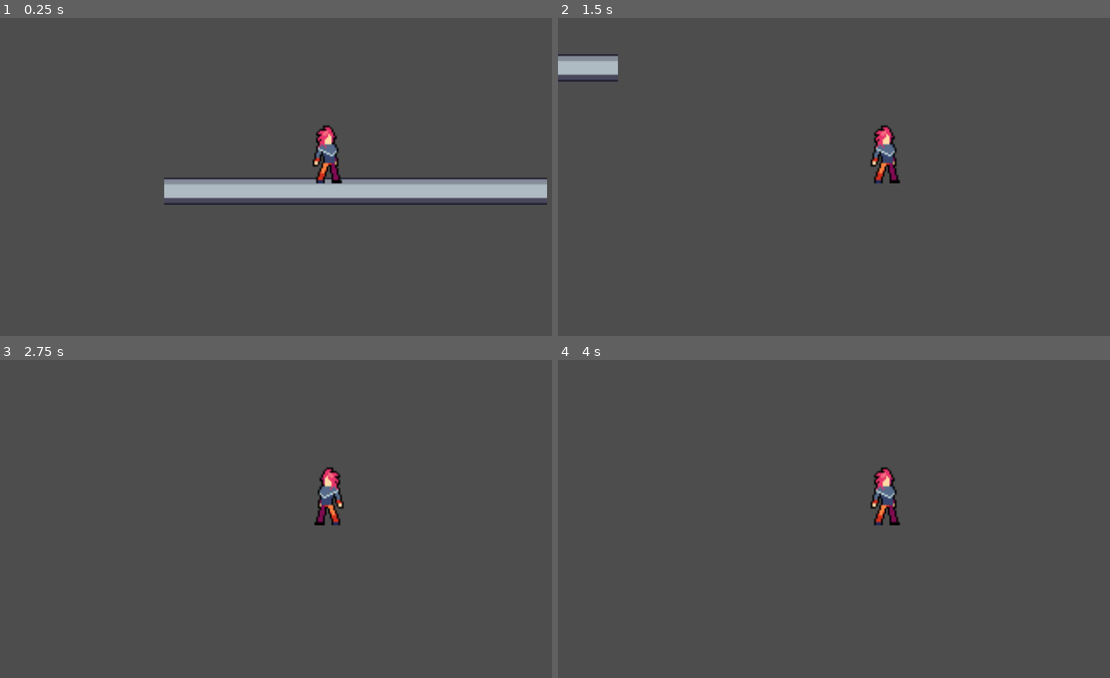
Above: before the commit, frames 1-4 (two rows, left to right).
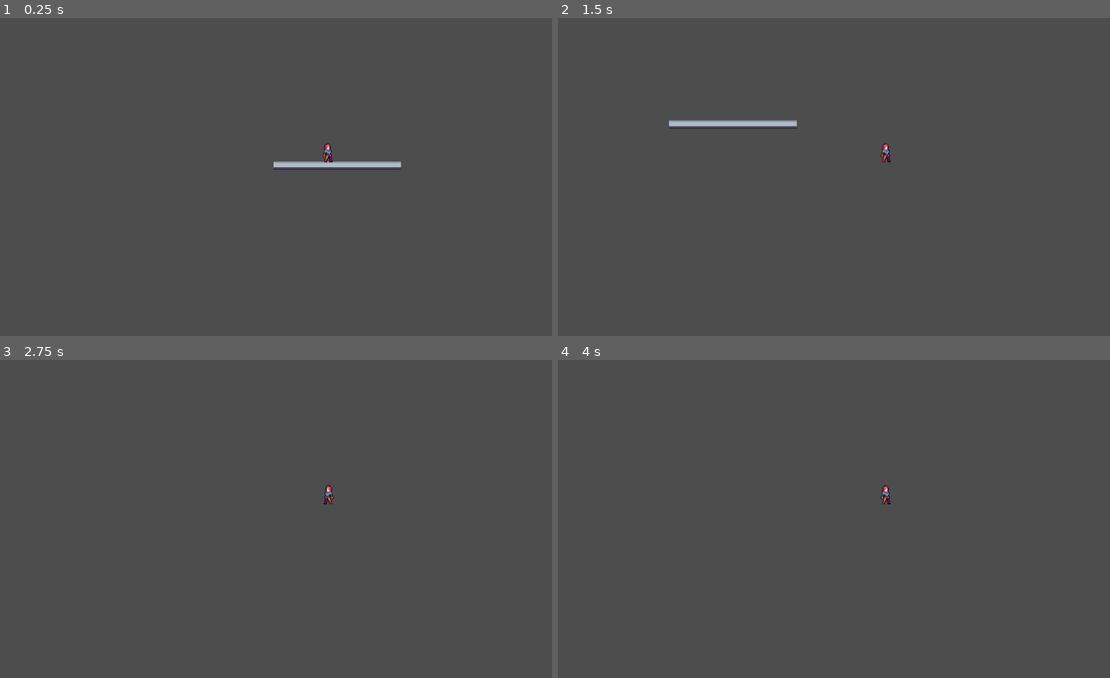
Above: after the commit, the same moments.

Repository: BoiLudens/Metroidvania_GameJam
Game: Godot game, scene res://levels/debug_land.tscn
Same seed, same stepped clock (60 frames per second), same inputs: the game is played once before the commit and once after it.
Inputs:
- Up to frame 1 (0.25 s): no input
- Up to frame 2 (1.5 s): tap Enter (ui_accept) at 0.5, 0.6, 0.77, 1.07, 1.35 s; hold Right (ui_right) from 0.53 s (still down)
- Up to frame 3 (2.75 s): tap Enter (ui_accept) at 1.52, 1.82, 2.1 s; release Right (ui_right) at 2.03 s; hold Left (ui_left) from 2.03 s (still down)
- Up to frame 4 (4 s): tap Enter (ui_accept) at 2.75, 2.85, 3.02, 3.32, 3.5, 3.6, 3.77 s; release Left (ui_left) at 2.78 s; hold Right (ui_right) from 2.78 s (still down)

The runs differ from the first frame. In frame 1, 5.6% of the frame differs, in the area x 29-100%, y 33-59%; in frame 2, 2.0%; in frame 3, 0.6%; in frame 4, 0.6%.

Commit message:
added menu

Diff:
--- /dev/null
+++ b/Options.gd
@@ -0,0 +1,11 @@
+extends Control
+
+
+# Called when the node enters the scene tree for the first time.
+func _ready():
+	pass # Replace with function body.
+
+
+# Called every frame. 'delta' is the elapsed time since the previous frame.
+func _process(delta):
+	pass
--- /dev/null
+++ b/Sounds/scene/audio_stream_player.tscn
@@ -0,0 +1,8 @@
+[gd_scene load_steps=2 format=3 uid="uid://ck4jya1oxkolo"]
+
+[ext_resource type="AudioStream" uid="uid://cx76s8a1xbl3w" path="res://Sounds/background/01 - Four Brave Champions.mp3" id="1_j8vco"]
+
+[node name="AudioStreamPlayer" type="AudioStreamPlayer"]
+stream = ExtResource("1_j8vco")
+autoplay = true
+bus = &"Music"
--- /dev/null
+++ b/default_bus_layout.tres
@@ -0,0 +1,15 @@
+[gd_resource type="AudioBusLayout" format=3 uid="uid://b4m22newd66by"]
+
+[resource]
+bus/1/name = &"Music"
+bus/1/solo = false
+bus/1/mute = false
+bus/1/bypass_fx = false
+bus/1/volume_db = 0.0
+bus/1/send = &"Master"
+bus/2/name = &"SFX"
+bus/2/solo = false
+bus/2/mute = false
+bus/2/bypass_fx = false
+bus/2/volume_db = 0.0
+bus/2/send = &"Master"
--- /dev/null
+++ b/prefabs/ui/main/main_menu.tscn
@@ -0,0 +1,59 @@
+[gd_scene load_steps=3 format=3 uid="uid://buv832h6skvpu"]
+
+[ext_resource type="Texture2D" uid="uid://7dujo2b2bixa" path="res://sprites/background/background4b.png" id="1_03dob"]
+[ext_resource type="Script" path="res://scripts/UI/menu/main_menu.gd" id="1_5m3va"]
+
+[node name="main_menu" type="Control"]
+layout_mode = 3
+anchors_preset = 15
+anchor_right = 1.0
+anchor_bottom = 1.0
+grow_horizontal = 2
+grow_vertical = 2
+script = ExtResource("1_5m3va")
+
+[node name="TextureRect" type="TextureRect" parent="."]
+layout_mode = 1
+anchors_preset = 15
+anchor_right = 1.0
+anchor_bottom = 1.0
+grow_horizontal = 2
+grow_vertical = 2
+texture = ExtResource("1_03dob")
+
+[node name="VBoxContainer" type="VBoxContainer" parent="."]
+layout_mode = 1
+anchors_preset = 2
+anchor_top = 1.0
+anchor_bottom = 1.0
+offset_left = 34.0
+offset_top = -135.0
+offset_right = 139.0
+offset_bottom = -34.0
+grow_vertical = 0
+
+[node name="Start" type="Button" parent="VBoxContainer"]
+layout_mode = 2
+offset_right = 105.0
+offset_bottom = 31.0
+focus_neighbor_top = NodePath("../Quit")
+text = "Start"
+
+[node name="Options" type="Button" parent="VBoxContainer"]
+layout_mode = 2
+offset_top = 35.0
+offset_right = 105.0
+offset_bottom = 66.0
+text = "Options"
+
+[node name="Quit" type="Button" parent="VBoxContainer"]
+layout_mode = 2
+offset_top = 70.0
+offset_right = 105.0
+offset_bottom = 101.0
+focus_neighbor_bottom = NodePath("../Start")
+text = "Quit"
+
+[connection signal="pressed" from="VBoxContainer/Start" to="." method="_on_start_pressed"]
+[connection signal="pressed" from="VBoxContainer/Options" to="." method="_on_options_pressed"]
+[connection signal="pressed" from="VBoxContainer/Quit" to="." method="_on_quit_pressed"]
--- /dev/null
+++ b/prefabs/ui/options/options.tscn
@@ -0,0 +1,81 @@
+[gd_scene load_steps=3 format=3 uid="uid://fjwh67hgpmun"]
+
+[ext_resource type="Script" path="res://scripts/UI/menu/options.gd" id="1_g0uky"]
+[ext_resource type="AudioStream" uid="uid://cao3udnmvbj1r" path="res://Sounds/SFX/Retro Charge 07.wav" id="2_sfrmy"]
+
+[node name="Control" type="Control"]
+layout_mode = 3
+anchors_preset = 15
+anchor_right = 1.0
+anchor_bottom = 1.0
+grow_horizontal = 2
+grow_vertical = 2
+script = ExtResource("1_g0uky")
+
+[node name="Back" type="Button" parent="."]
+offset_left = 410.0
+offset_top = 125.0
+offset_right = 638.0
+offset_bottom = 156.0
+text = "Back"
+
+[node name="Master" type="HSlider" parent="."]
+offset_left = 413.0
+offset_top = 172.0
+offset_right = 620.0
+offset_bottom = 188.0
+min_value = -40.0
+max_value = 0.0
+
+[node name="RichTextLabel" type="RichTextLabel" parent="Master"]
+offset_top = 25.0
+offset_right = 134.0
+offset_bottom = 65.0
+text = "Master Volume"
+
+[node name="Music" type="HSlider" parent="."]
+offset_left = 415.0
+offset_top = 238.0
+offset_right = 619.0
+offset_bottom = 254.0
+min_value = -40.0
+max_value = 0.0
+
+[node name="RichTextLabel" type="RichTextLabel" parent="Music"]
+offset_left = -3.0
+offset_top = 24.0
+offset_right = 123.0
+offset_bottom = 64.0
+text = "Music Volume"
+
+[node name="SFX" type="HSlider" parent="."]
+offset_left = 412.0
+offset_top = 342.0
+offset_right = 614.0
+offset_bottom = 358.0
+min_value = -40.0
+max_value = 0.0
+
+[node name="RichTextLabel" type="RichTextLabel" parent="SFX"]
+offset_left = -2.0
+offset_top = 28.0
+offset_right = 103.0
+offset_bottom = 68.0
+text = "SFX Volume"
+
+[node name="testsfx" type="Button" parent="."]
+offset_left = 410.0
+offset_top = 293.0
+offset_right = 482.0
+offset_bottom = 324.0
+text = "Test SFX"
+
+[node name="test" type="AudioStreamPlayer" parent="."]
+stream = ExtResource("2_sfrmy")
+bus = &"SFX"
+
+[connection signal="pressed" from="Back" to="." method="_on_back_pressed"]
+[connection signal="value_changed" from="Master" to="." method="_on_master_value_changed"]
+[connection signal="value_changed" from="Music" to="." method="_on_music_value_changed"]
+[connection signal="value_changed" from="SFX" to="." method="_on_sfx_value_changed"]
+[connection signal="pressed" from="testsfx" to="." method="_on_testsfx_pressed"]
--- /dev/null
+++ b/prefabs/ui/transition/scene_transition.tscn
@@ -0,0 +1,58 @@
+[gd_scene load_steps=5 format=3 uid="uid://t56ecpxli3on"]
+
+[ext_resource type="Script" path="res://scripts/UI/transition/scene_transition.gd" id="1_ok77l"]
+
+[sub_resource type="Animation" id="Animation_5ht2c"]
+resource_name = "RESET"
+tracks/0/type = "value"
+tracks/0/imported = false
+tracks/0/enabled = true
+tracks/0/path = NodePath("dissolve_rect:modulate")
+tracks/0/interp = 1
+tracks/0/loop_wrap = true
+tracks/0/keys = {
+"times": PackedFloat32Array(0.00733878),
+"transitions": PackedFloat32Array(1),
+"update": 0,
+"values": [Color(1, 1, 1, 0)]
+}
+
+[sub_resource type="Animation" id="Animation_k3o6c"]
+resource_name = "dissolve"
+length = 0.5
+tracks/0/type = "value"
+tracks/0/imported = false
+tracks/0/enabled = true
+tracks/0/path = NodePath("dissolve_rect:modulate")
+tracks/0/interp = 1
+tracks/0/loop_wrap = true
+tracks/0/keys = {
+"times": PackedFloat32Array(0, 0.483621),
+"transitions": PackedFloat32Array(1, 1),
+"update": 0,
+"values": [Color(1, 1, 1, 0), Color(1, 1, 1, 1)]
+}
+
+[sub_resource type="AnimationLibrary" id="AnimationLibrary_5dcd8"]
+_data = {
+"RESET": SubResource("Animation_5ht2c"),
+"dissolve": SubResource("Animation_k3o6c")
+}
+
+[node name="scene_transition" type="CanvasLayer"]
+script = ExtResource("1_ok77l")
+
+[node name="dissolve_rect" type="ColorRect" parent="."]
+modulate = Color(1, 1, 1, 0)
+anchors_preset = 15
+anchor_right = 1.0
+anchor_bottom = 1.0
+grow_horizontal = 2
+grow_vertical = 2
+mouse_filter = 2
+color = Color(0, 0, 0, 1)
+
+[node name="AnimationPlayer" type="AnimationPlayer" parent="."]
+libraries = {
+"": SubResource("AnimationLibrary_5dcd8")
+}
--- a/project.godot
+++ b/project.godot
@@ -15,6 +15,58 @@
 config/features=PackedStringArray("4.0", "Forward Plus")
 config/icon="res://icon.svg"
 
-[display]
+[autoload]
 
-window/stretch/scale=3.0
+SceneTransition="*res://prefabs/ui/transition/scene_transition.tscn"
+GlobalAudioStreamPlayer="*res://Sounds/scene/audio_stream_player.tscn"
+
+[input]
+
+ui_accept={
+"deadzone": 0.5,
+"events": [Object(InputEventKey,"resource_local_to_scene":false,"resource_name":"","device":0,"window_id":0,"alt_pressed":false,"shift_pressed":false,"ctrl_pressed":false,"meta_pressed":false,"pressed":false,"keycode":4194309,"physical_keycode":0,"unicode":4194309,"echo":false,"script":null)
+, Object(InputEventKey,"resource_local_to_scene":false,"resource_name":"","device":0,"window_id":0,"alt_pressed":false,"shift_pressed":false,"ctrl_pressed":false,"meta_pressed":false,"pressed":false,"keycode":4194310,"physical_keycode":0,"unicode":4194310,"echo":false,"script":null)
+, Object(InputEventKey,"resource_local_to_scene":false,"resource_name":"","device":0,"window_id":0,"alt_pressed":false,"shift_pressed":false,"ctrl_pressed":false,"meta_pressed":false,"pressed":false,"keycode":32,"physical_keycode":0,"unicode":32,"echo":false,"script":null)
+, Object(InputEventJoypadButton,"resource_local_to_scene":false,"resource_name":"","device":-1,"button_index":0,"pressure":0.0,"pressed":false,"script":null)
+]
+}
+ui_select={
+"deadzone": 0.5,
+"events": [Object(InputEventKey,"resource_local_to_scene":false,"resource_name":"","device":0,"window_id":0,"alt_pressed":false,"shift_pressed":false,"ctrl_pressed":false,"meta_pressed":false,"pressed":false,"keycode":32,"physical_keycode":0,"unicode":32,"echo":false,"script":null)
+, Object(InputEventJoypadButton,"resource_local_to_scene":false,"resource_name":"","device":-1,"button_index":4,"pressure":0.0,"pressed":false,"script":null)
+]
+}
+ui_cancel={
+"deadzone": 0.5,
+"events": [Object(InputEventKey,"resource_local_to_scene":false,"resource_name":"","device":0,"window_id":0,"alt_pressed":false,"shift_pressed":false,"ctrl_pressed":false,"meta_pressed":false,"pressed":false,"keycode":4194305,"physical_keycode":0,"unicode":4194305,"echo":false,"script":null)
+, Object(InputEventJoypadButton,"resource_local_to_scene":false,"resource_name":"","device":-1,"button_index":1,"pressure":0.0,"pressed":false,"script":null)
+]
+}
+ui_left={
+"deadzone": 0.5,
+"events": [Object(InputEventKey,"resource_local_to_scene":false,"resource_name":"","device":0,"window_id":0,"alt_pressed":false,"shift_pressed":false,"ctrl_pressed":false,"meta_pressed":false,"pressed":false,"keycode":4194319,"physical_keycode":0,"unicode":4194319,"echo":false,"script":null)
+, Object(InputEventJoypadButton,"resource_local_to_scene":false,"resource_name":"","device":0,"button_index":13,"pressure":0.0,"pressed":false,"script":null)
+, Object(InputEventJoypadMotion,"resource_local_to_scene":false,"resource_name":"","device":-1,"axis":0,"axis_value":-1.0,"script":null)
+]
+}
+ui_right={
+"deadzone": 0.5,
+"events": [Object(InputEventKey,"resource_local_to_scene":false,"resource_name":"","device":0,"window_id":0,"alt_pressed":false,"shift_pressed":false,"ctrl_pressed":false,"meta_pressed":false,"pressed":false,"keycode":4194321,"physical_keycode":0,"unicode":4194321,"echo":false,"script":null)
+, Object(InputEventJoypadButton,"resource_local_to_scene":false,"resource_name":"","device":0,"button_index":14,"pressure":0.0,"pressed":false,"script":null)
+, null, Object(InputEventJoypadMotion,"resource_local_to_scene":false,"resource_name":"","device":-1,"axis":0,"axis_value":1.0,"script":null)
+]
+}
+ui_up={
+"deadzone": 0.5,
+"events": [Object(InputEventKey,"resource_local_to_scene":false,"resource_name":"","device":0,"window_id":0,"alt_pressed":false,"shift_pressed":false,"ctrl_pressed":false,"meta_pressed":false,"pressed":false,"keycode":4194320,"physical_keycode":0,"unicode":4194320,"echo":false,"script":null)
+, Object(InputEventJoypadButton,"resource_local_to_scene":false,"resource_name":"","device":0,"button_index":11,"pressure":0.0,"pressed":false,"script":null)
+, null, null, Object(InputEventJoypadMotion,"resource_local_to_scene":false,"resource_name":"","device":-1,"axis":1,"axis_value":-1.0,"script":null)
+]
+}
+ui_down={
+"deadzone": 0.5,
+"events": [Object(InputEventKey,"resource_local_to_scene":false,"resource_name":"","device":0,"window_id":0,"alt_pressed":false,"shift_pressed":false,"ctrl_pressed":false,"meta_pressed":false,"pressed":false,"keycode":4194322,"physical_keycode":0,"unicode":4194322,"echo":false,"script":null)
+, Object(InputEventJoypadButton,"resource_local_to_scene":false,"resource_name":"","device":0,"button_index":12,"pressure":0.0,"pressed":false,"script":null)
+, Object(InputEventJoypadMotion,"resource_local_to_scene":false,"resource_name":"","device":-1,"axis":1,"axis_value":1.0,"script":null)
+]
+}
--- /dev/null
+++ b/scripts/UI/menu/main_menu.gd
@@ -0,0 +1,23 @@
+extends Control
+
+
+# Called when the node enters the scene tree for the first time.
+func _ready():
+	$VBoxContainer/Start.grab_focus()
+
+
+# Called every frame. 'delta' is the elapsed time since the previous frame.
+func _process(delta):
+	pass
+
+
+func _on_start_pressed():
+	SceneTransition.change_scene_to_file("res://levels/debug_land.tscn")
+
+
+func _on_options_pressed():
+	SceneTransition.change_scene_to_file("res://prefabs/ui/options/options.tscn")
+
+
+func _on_quit_pressed():
+	get_tree().quit()
--- /dev/null
+++ b/scripts/UI/menu/options.gd
@@ -0,0 +1,29 @@
+extends Control
+
+
+# Called when the node enters the scene tree for the first time.
+func _ready():
+	$Back.grab_focus()
+
+# Called every frame. 'delta' is the elapsed time since the previous frame.
+func _process(delta):
+	pass
+
+func _on_back_pressed():
+	SceneTransition.change_scene_to_file("res://prefabs/ui/main/main_menu.tscn")
+
+
+func _on_master_value_changed(value):
+	AudioServer.set_bus_volume_db(AudioServer.get_bus_index("Master"), value)
+
+
+func _on_music_value_changed(value):
+	AudioServer.set_bus_volume_db(AudioServer.get_bus_index("Music"), value)
+
+
+func _on_sfx_value_changed(value):
+	AudioServer.set_bus_volume_db(AudioServer.get_bus_index("SFX"), value)
+
+
+func _on_testsfx_pressed():
+	$test.play()
--- /dev/null
+++ b/scripts/UI/transition/scene_transition.gd
@@ -0,0 +1,7 @@
+extends CanvasLayer
+
+func change_scene_to_file(target: String)-> void:
+	$AnimationPlayer.play('dissolve')
+	await $AnimationPlayer.animation_finished
+	get_tree().change_scene_to_file(target)
+	$AnimationPlayer.play_backwards('dissolve')
Not shown, added: Sounds/SFX/Retro Charge 07.wav.import
Not shown, added: Sounds/background/01 - Four Brave Champions.mp3.import
Not shown, added: Sounds/background/FarBeyond Studio - Freebies Vol. 1 - 07 - Suspense (CC-BY 4.0).mp3.import
Binary file added: sprites/background/background4b.png
Not shown, added: sprites/background/background4b.png.import
Not shown, added: Sounds/SFX/Retro Charge 07.wav
Not shown, added: Sounds/background/01 - Four Brave Champions.mp3
Not shown, added: Sounds/background/FarBeyond Studio - Freebies Vol. 1 - 07 - Suspense (CC-BY 4.0).mp3
